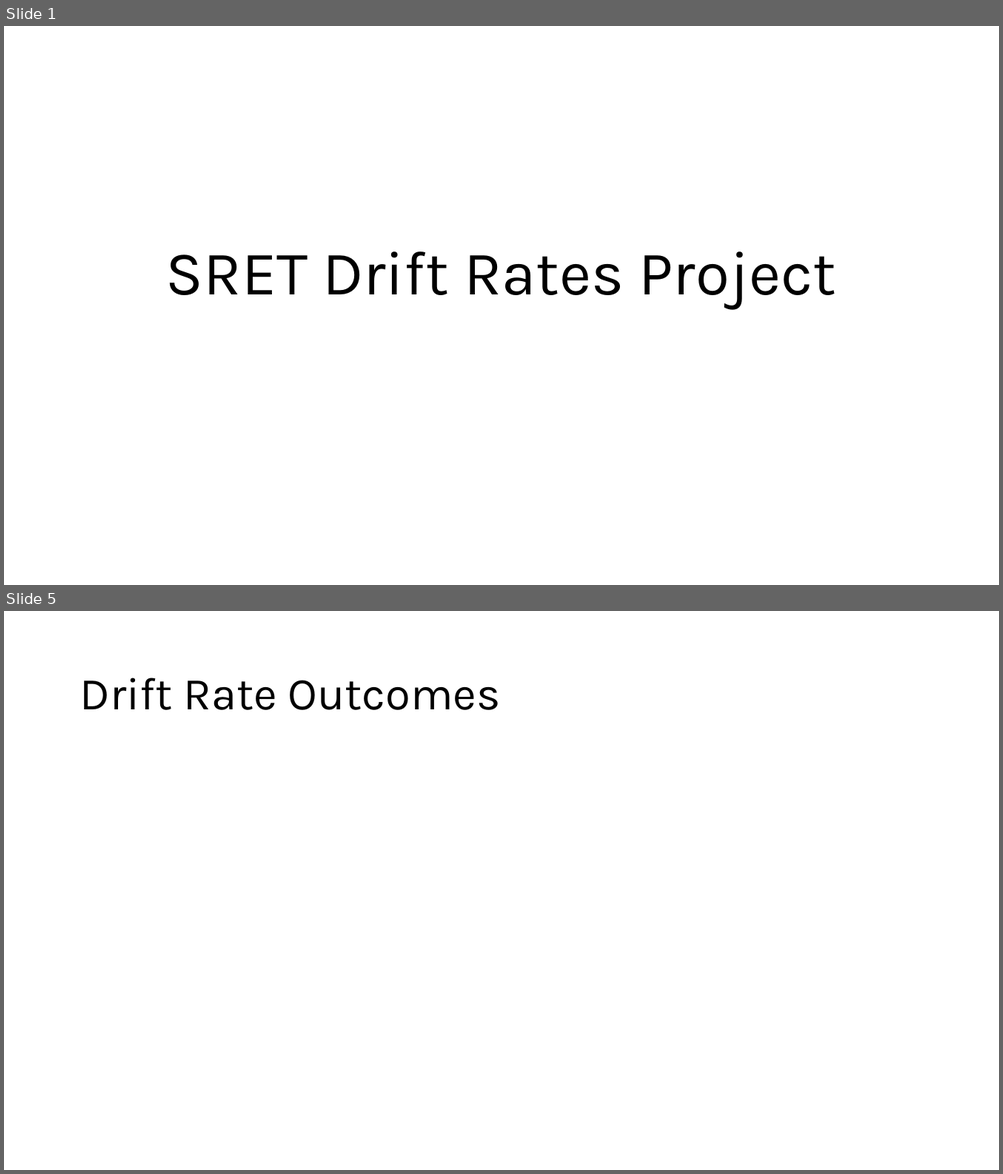
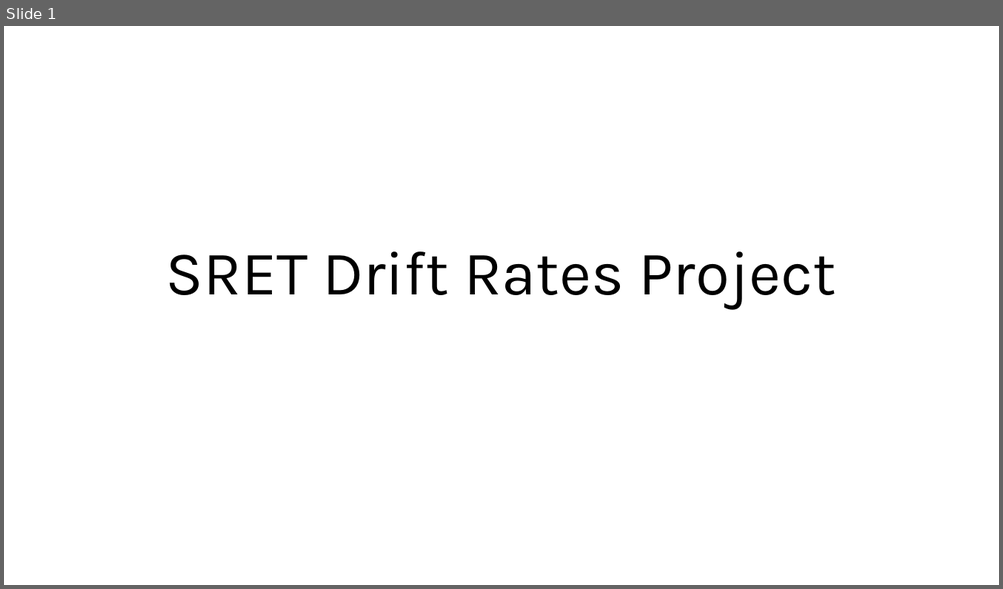
Before and after one commit to sunflowerseed17/SRETDriftRates, a slide deck: Project_Presentation.pptx. Shown one above the other, each under a label of ours: slides 1 and 5 before the commit, slide 1 after it; the slides between them are not shown. The pictures are 1003x1174 and 1003x589 pixels, drawn with LibreOffice and Linux fonts; fonts in the diff are those of the drawing. Boxes give left, top, right and bottom in pixels: in the first picture for what was removed or moved away, otherwise in the second. Text is boxed around its words. In the diff, an @@ line names an element or a change of style, - is before the commit and + after.

```diff
--- a/Project_Presentation.pptx
+++ b/Project_Presentation.pptx
@@ slide 5 removed at <box>4,611,999,1170</box>, background #FFFFFF @@
@@ title removed at <box>79,678,500,710</box> @@
-Drift Rate Outcomes
```
Also in this commit, not shown: 3 slides changed, 1 slide added, 1 other file.
